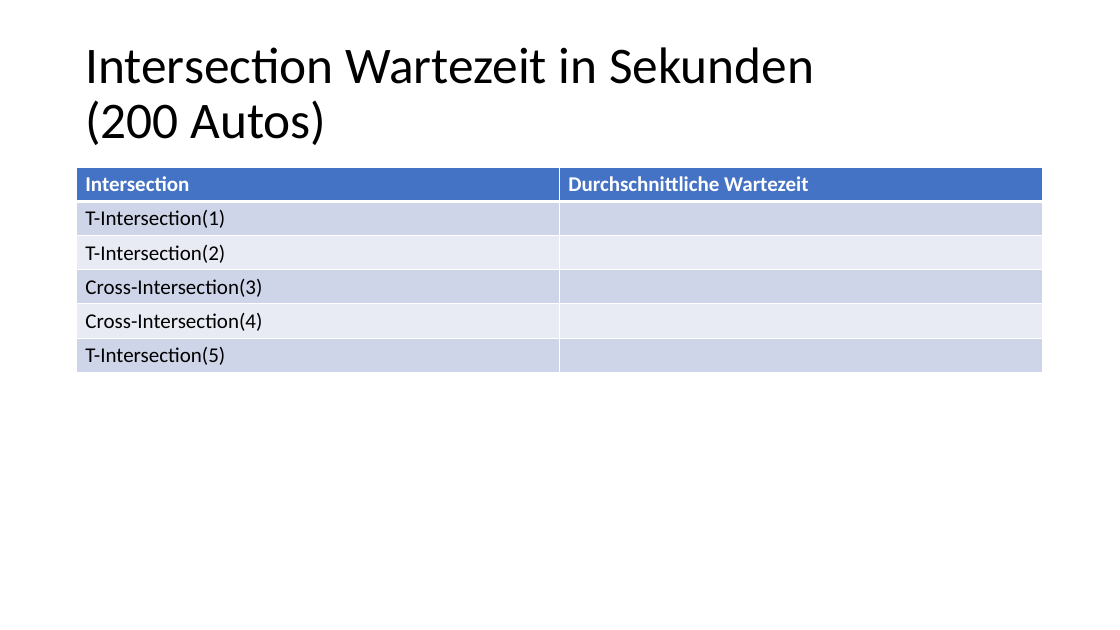
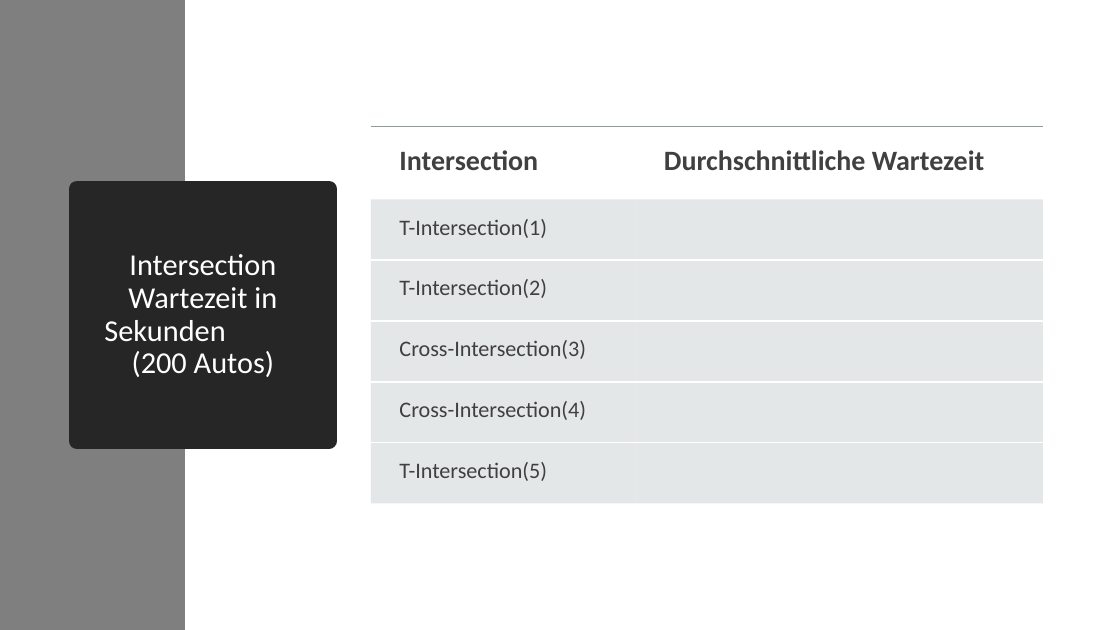
Before and after one commit to code-drey/car_simulation, a slide deck: slide 22 of Presentation/Traffic-flow-modeling-and-analysis.pptx. Drawn at 1120x630 pixels with LibreOffice and Linux fonts; fonts in the diff are those of the drawing. Boxes give left, top, right and bottom in pixels: in the first picture for what was removed or moved away, otherwise in the second. Text is boxed around its words. In the diff, an @@ line names an element or a change of style, - is before the commit and + after.

Commit message:
some design changes on presentation

```diff
--- a/Presentation/Traffic-flow-modeling-and-analysis.pptx
+++ b/Presentation/Traffic-flow-modeling-and-analysis.pptx
@@ rectangle added at bbox=[0, 0, 185, 630], fill #7F7F7F @@
@@ table at bbox=[371, 126, 1044, 503] @@
@@ fill #4472C4 to none in row 1 @@
@@ fill #CFD5EA to #B4BCBE at 35% opacity in 6 cells @@
@@ fill #E9EBF5 to #B4BCBE at 35% opacity in 4 cells @@
@@ size 18 to 24 pt, text colour #FFFFFF to #404040 in "Intersection", "Durchschnittliche Wartezeit" @@
@@ size 18 to 19 pt, text colour #000000 to #404040 in "T-Intersection(1)", "T-Intersection(2)", "Cross-Intersection(3)", "Cross-Intersection(4)" and 1 more places @@
@@ borders changed @@
@@ table: place and size @@
-table at bbox=[77, 168, 1044, 372]
+table at bbox=[371, 126, 1044, 503]
@@ title "Intersection Wartezeit in Sekunden (200 ...": place and size @@
-title "Intersection Wartezeit in Sekunden (200 ..." at bbox=[85, 47, 814, 145]
+title "Intersection Wartezeit in Sekunden (200 ..." at bbox=[77, 189, 329, 441]
@@ title "Intersection Wartezeit in Sekunden (200 ..." at bbox=[77, 189, 329, 441]: size 44 to 26 pt, text colour #000000 to #FFFFFF; alignment left to centre; fill none to #262626; outline none to #262626 13.75 pt @@
```
Also in this commit, not shown: 6 other slides changed, 1 slide added, 1 slide removed.
